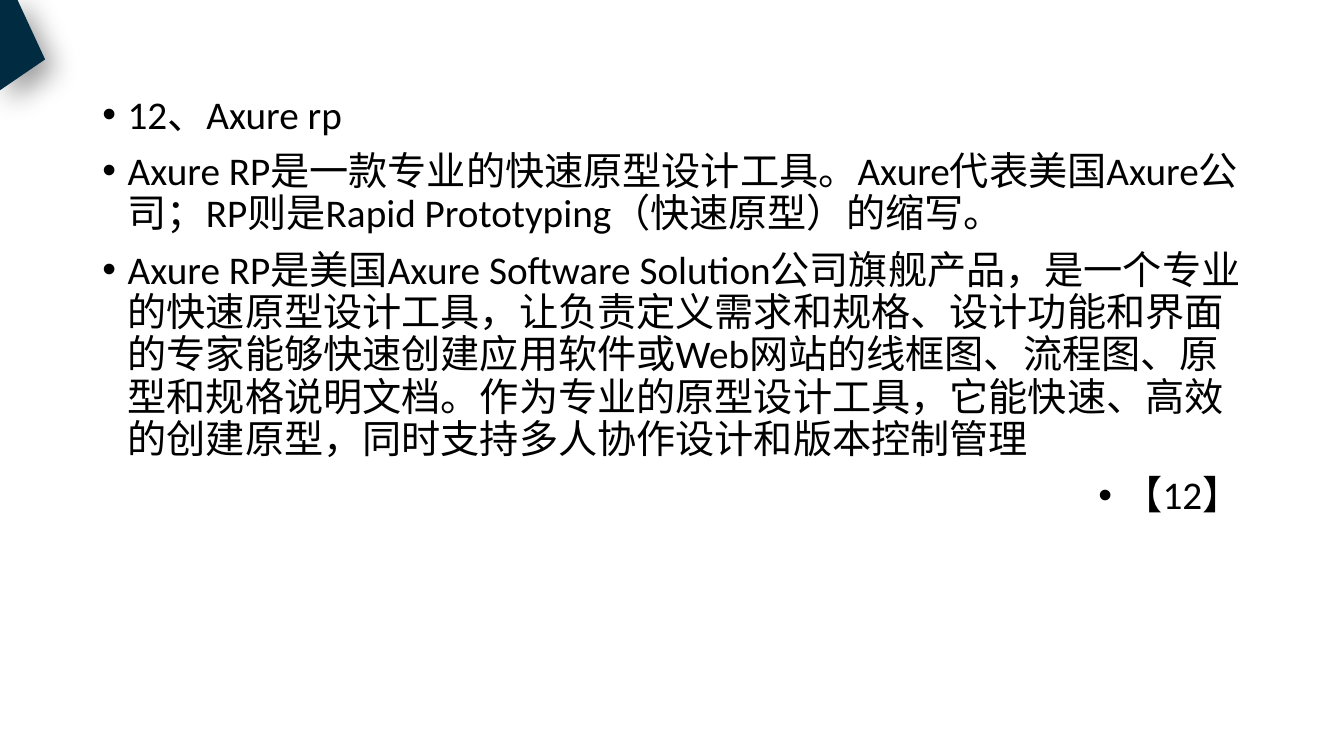
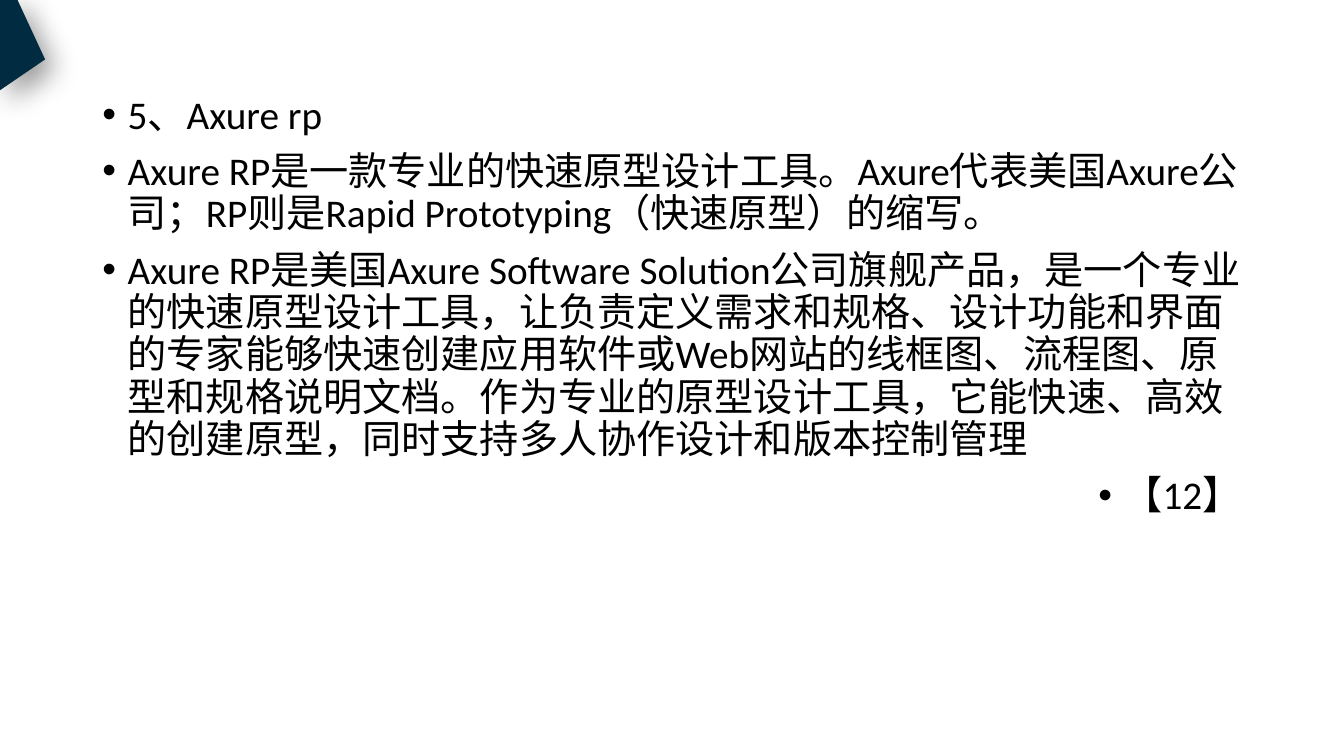
Before and after one commit to PRD2018-G18/PRD2018, a slide deck: slide 45 of 非受控文档/过程文档/UML基础2/UML基础2.pptx (slide 52 before the commit). Drawn at 1344x756 pixels with LibreOffice and Linux fonts; fonts in the diff are those of the drawing. Boxes give left, top, right and bottom in pixels: in the first picture for what was removed or moved away, otherwise in the second. Text is boxed around its words. In the diff, an @@ line names an element or a change of style, - is before the commit and + after.

```diff
--- a/非受控文档/过程文档/UML基础2/UML基础2.pptx
+++ b/非受控文档/过程文档/UML基础2/UML基础2.pptx
@@ text at box(128, 104, 322, 136): text changed @@
-• 12、Axure rp
+• 5、Axure rp
```
Also in this commit, not shown: 8 other slides changed, 7 slides removed.
